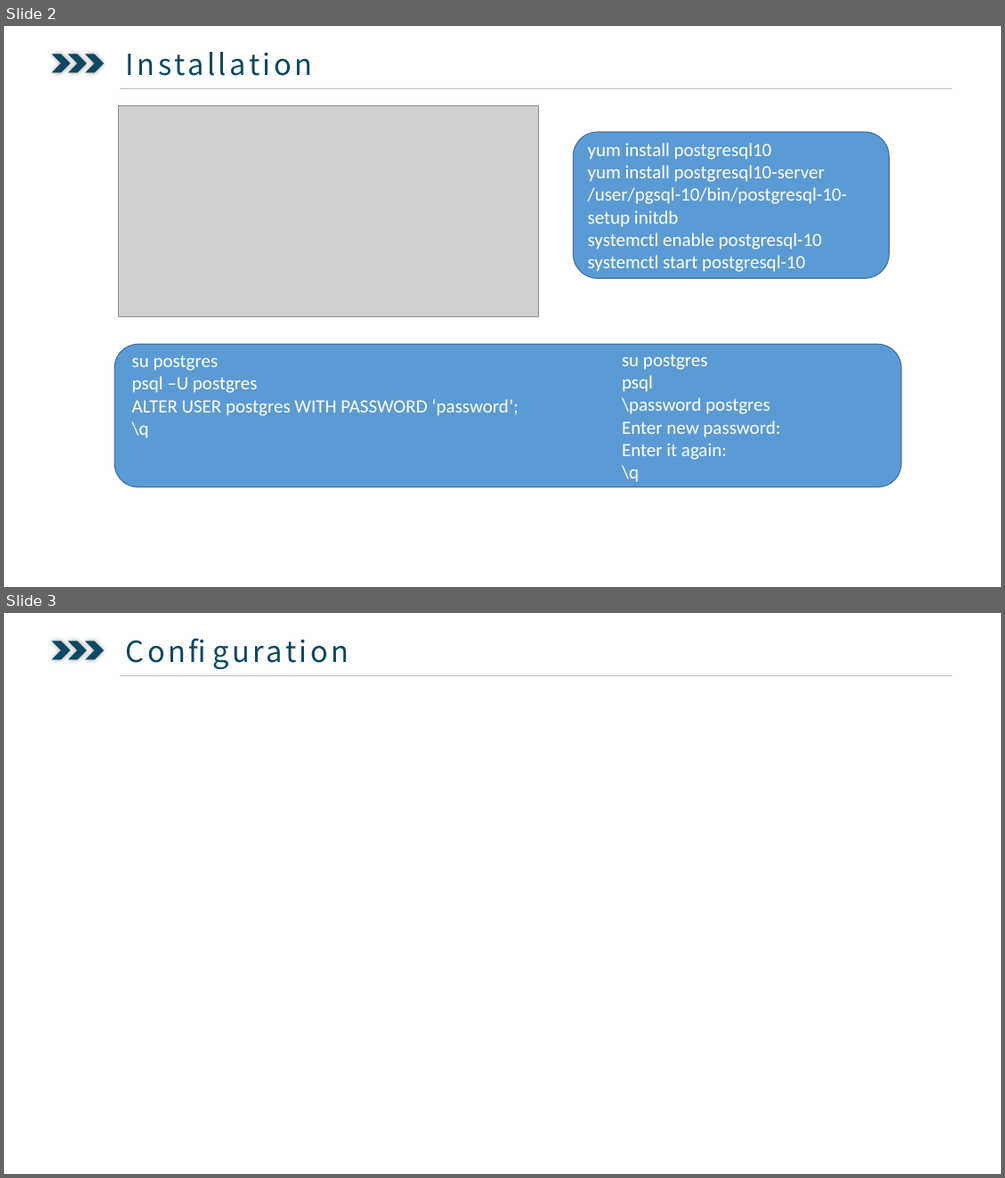
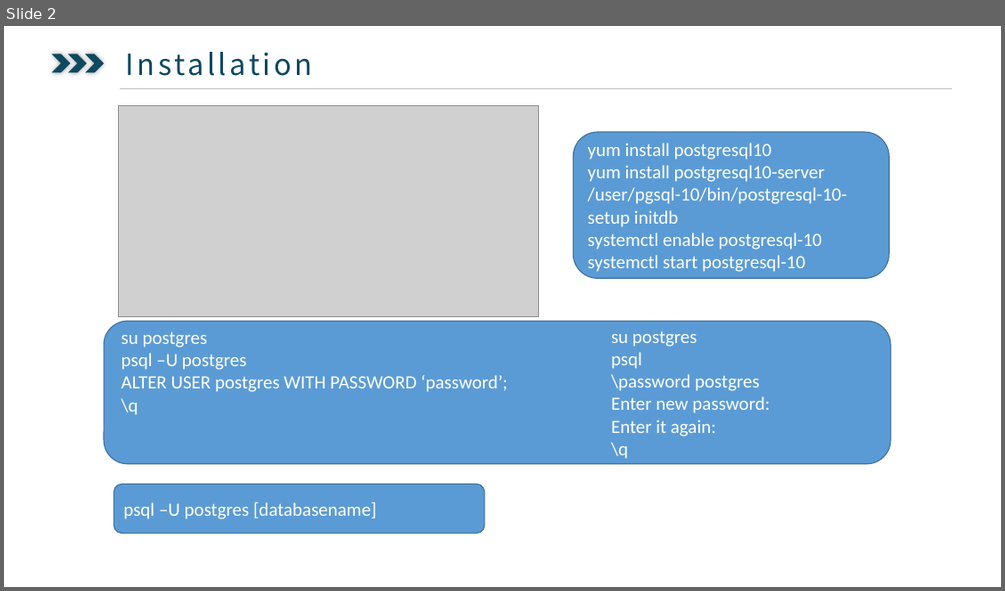
Before and after one commit to ysglyl/ppts, a slide deck: postgresql.pptx. Shown one above the other, each under a label of ours: slides 2 and 3 before the commit, slide 2 after it. The pictures are 1005x1178 and 1005x591 pixels, drawn with LibreOffice and Linux fonts; fonts in the diff are those of the drawing; grey boxes stand for pictures. Boxes give left, top, right and bottom in pixels: in the first picture for what was removed or moved away, otherwise in the second. Text is boxed around its words. In the diff, an @@ line names an element or a change of style, - is before the commit and + after.

```diff
--- a/postgresql.pptx
+++ b/postgresql.pptx
@@ slide 3 removed at (4,613,1001,1174), background #FFFFFF @@
@@ text removed at (120,630,554,672) @@
-  Configuration
@@ chevron removed at (52,641,71,659) @@
@@ chevron removed at (68,641,87,659) @@
@@ chevron removed at (86,641,105,659) @@
@@ line removed from (120, 675) to (952, 675) @@
@@ slide 2 changed as well @@
@@ 2 texts, 1 rounded rectangle: place and size @@
-2 texts, 1 rounded rectangle at (114,344,901,487)
+2 texts, 1 rounded rectangle at (104,321,890,464)
@@ rounded rectangle added at (114,483,485,533), fill #5B9BD5, outline #43739E 1 pt, 18 pt, text #FFFFFF @@
+psql –U postgres [databasename]
```
Also in this commit, not shown: 4 slides added, 1 other slide removed, 3 other files.
